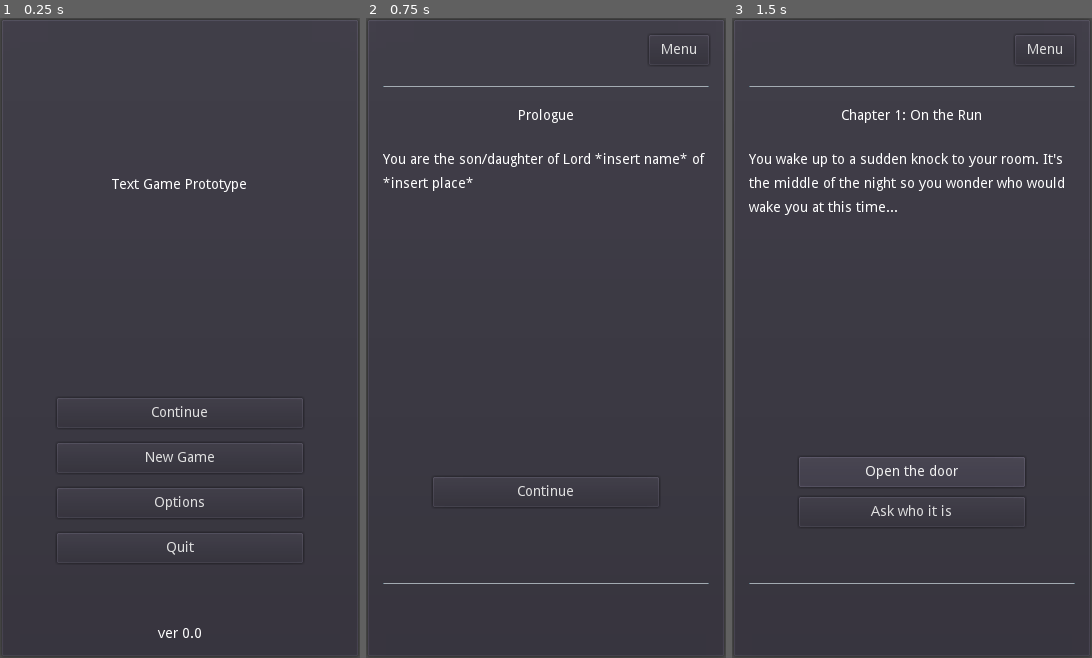
Above: before the commit, frames 1-3 (left to right).
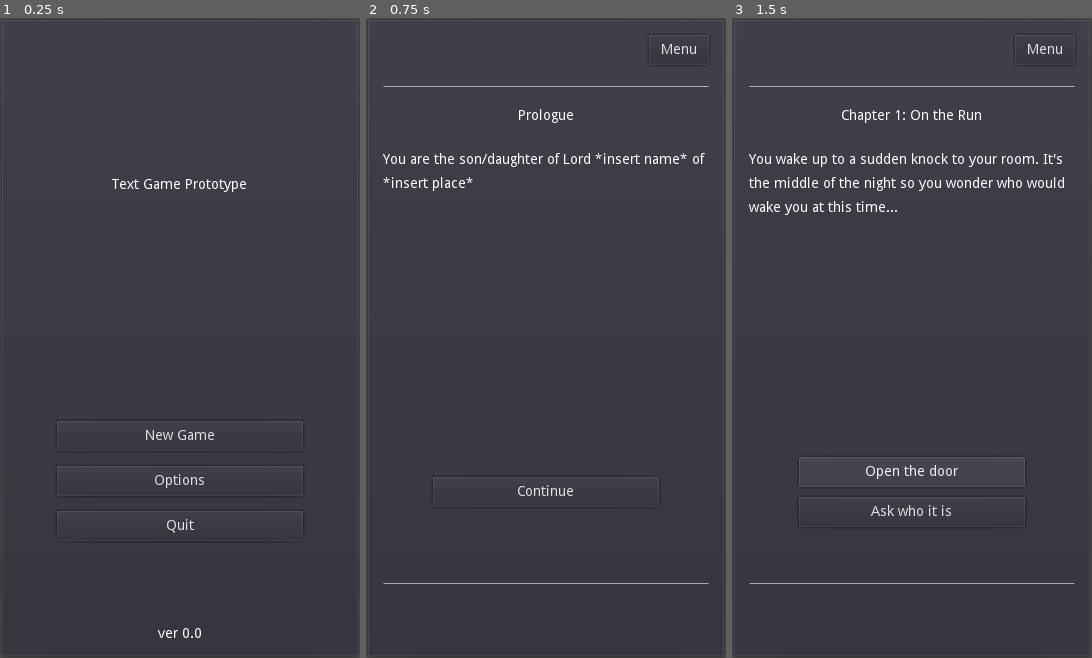
Above: after the commit, the same moments.

Repository: philipuriarte/A-Churchyard-of-Orphans
Game: Godot game, scene res://scenes/main.tscn
Two runs of this game, one before a commit and one after it. Both use one fixed random seed, a clock stepped at 60 frames per second and the inputs below.
Inputs:
- Up to frame 1 (0.25 s): no input
- Up to frame 2 (0.75 s): click "New Game" at 0.5 s
- Up to frame 3 (1.5 s): click "Continue" at 1.25 s

The runs differ from the first frame. In frame 1, 1.6% of the frame differs, in the area x 15-85%, y 59-84%; in frame 2, nothing differs; in frame 3, nothing differs.

Commit message:
Add temporary code to set Continue button visibility to false

Diff:
--- a/logic/title_screen.gd
+++ b/logic/title_screen.gd
@@ -1,4 +1,12 @@
 extends PanelContainer
+
+onready var continue_btn: Button = $"%ContinueButton"
+
+
+# Should set visiblity of Continue button if there is save file or not
+func _ready() -> void:
+	continue_btn.visible = false
+
 
 # Changes scene to game_screen
 # Should start new game instead of only changing scene to game_screen
--- a/scenes/title_screen.tscn
+++ b/scenes/title_screen.tscn
@@ -54,6 +54,7 @@
 alignment = 1
 
 [node name="ContinueButton" type="Button" parent="MarginContainer/MainContainer/ButtonsMargin/ButtonsContainer"]
+unique_name_in_owner = true
 margin_top = 43.0
 margin_right = 246.0
 margin_bottom = 73.0
